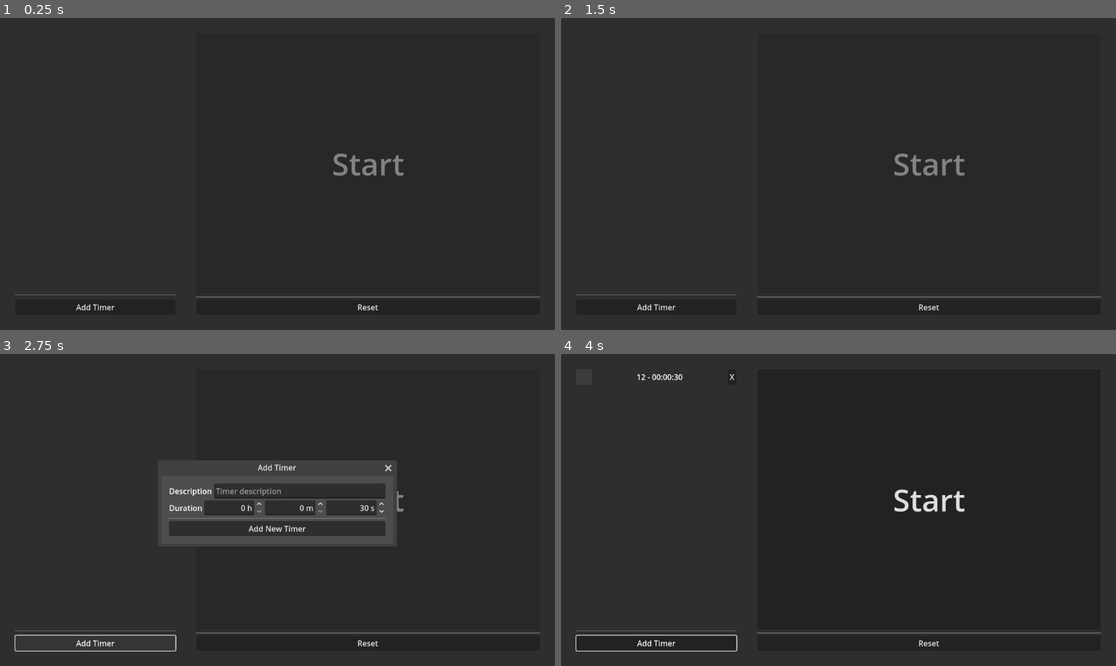
Above: before the commit, frames 1-4 (two rows, left to right).
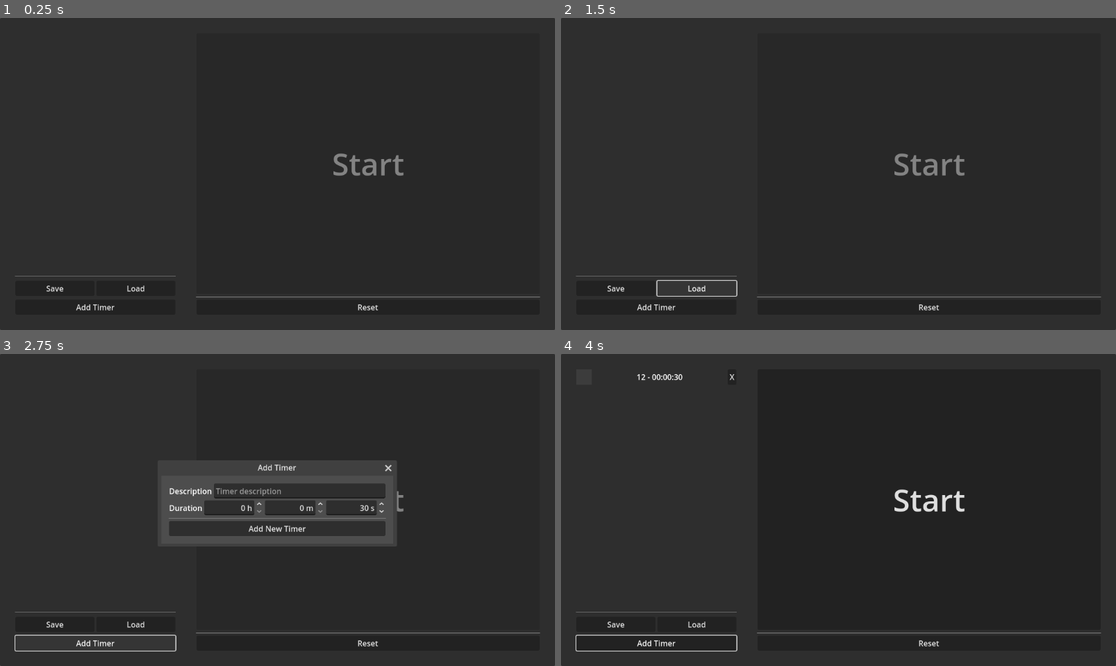
Above: after the commit, the same moments.

Repository: hellocld/sequence_timer
Game: Godot game, scene res://src/main/main.tscn
Same seed, same stepped clock (60 frames per second), same inputs: the game is played once before the commit and once after it. Before the commit the project has no main scene; this scene is started directly in both runs.
Inputs (mouse positions are in pixels of both pictures, inside the frame that each line leads up to):
- Up to frame 1 (0.25 s): no input
- Up to frame 2 (1.5 s): click (616, 289) at 0.5 s, where only the run after the commit has a clickable "Save"; click (694, 289) at 1.25 s, where only the run after the commit has a clickable "Load"
- Up to frame 3 (2.75 s): click "Add Timer" at 2 s
- Up to frame 4 (4 s): click (860, 491) at 2.77 s; type "12" at 2.85 s; click "Add New Timer" at 3.5 s

The runs differ from the first frame. In frame 1, 0.2% of the frame differs, in the area x 2-32%, y 82-89%; in frame 2, 0.3%, in the area x 2-32%, y 82-90%; in frame 3, 0.2%; in frame 4, 0.2%.

Commit message:
Add export for linux

Diff:
--- a/project.godot
+++ b/project.godot
@@ -11,6 +11,7 @@
 [application]
 
 config/name="sequence_timer"
+run/main_scene="uid://cpbw12mkkrvtr"
 config/features=PackedStringArray("4.4", "Mobile")
 config/icon="res://icon.svg"
 
--- a/src/main/main.gd
+++ b/src/main/main.gd
@@ -96,3 +96,11 @@
 	for t in timer_set:
 		t.timer_is_running = value
 	add_timer_button.disabled = value
+
+
+func _on_save_button_pressed() -> void:
+	pass # Replace with function body.
+
+
+func _on_load_button_pressed() -> void:
+	pass # Replace with function body.
--- a/src/main/main.tscn
+++ b/src/main/main.tscn
@@ -65,6 +65,19 @@
 
 [node name="HSeparator" type="HSeparator" parent="PanelContainer/MarginContainer/HSplitContainer/MarginContainer/Timers"]
 layout_mode = 2
+
+[node name="HBoxContainer" type="HBoxContainer" parent="PanelContainer/MarginContainer/HSplitContainer/MarginContainer/Timers"]
+layout_mode = 2
+
+[node name="SaveButton" type="Button" parent="PanelContainer/MarginContainer/HSplitContainer/MarginContainer/Timers/HBoxContainer"]
+layout_mode = 2
+size_flags_horizontal = 3
+text = "Save"
+
+[node name="LoadButton" type="Button" parent="PanelContainer/MarginContainer/HSplitContainer/MarginContainer/Timers/HBoxContainer"]
+layout_mode = 2
+size_flags_horizontal = 3
+text = "Load"
 
 [node name="AddTimerButton" type="Button" parent="PanelContainer/MarginContainer/HSplitContainer/MarginContainer/Timers"]
 layout_mode = 2
@@ -164,6 +177,8 @@
 layout_mode = 2
 text = "Add New Timer"
 
+[connection signal="pressed" from="PanelContainer/MarginContainer/HSplitContainer/MarginContainer/Timers/HBoxContainer/SaveButton" to="." method="_on_save_button_pressed"]
+[connection signal="pressed" from="PanelContainer/MarginContainer/HSplitContainer/MarginContainer/Timers/HBoxContainer/LoadButton" to="." method="_on_load_button_pressed"]
 [connection signal="pressed" from="PanelContainer/MarginContainer/HSplitContainer/MarginContainer/Timers/AddTimerButton" to="." method="_on_add_timer_button_pressed"]
 [connection signal="pressed" from="PanelContainer/MarginContainer/HSplitContainer/MarginContainer2/Countdown/StartButton" to="." method="_on_start_button_pressed"]
 [connection signal="pressed" from="PanelContainer/MarginContainer/HSplitContainer/MarginContainer2/Countdown/ResetButton" to="." method="_on_reset_button_pressed"]
Not shown, added: export_presets.cfg
Not shown, changed: .gitignore
